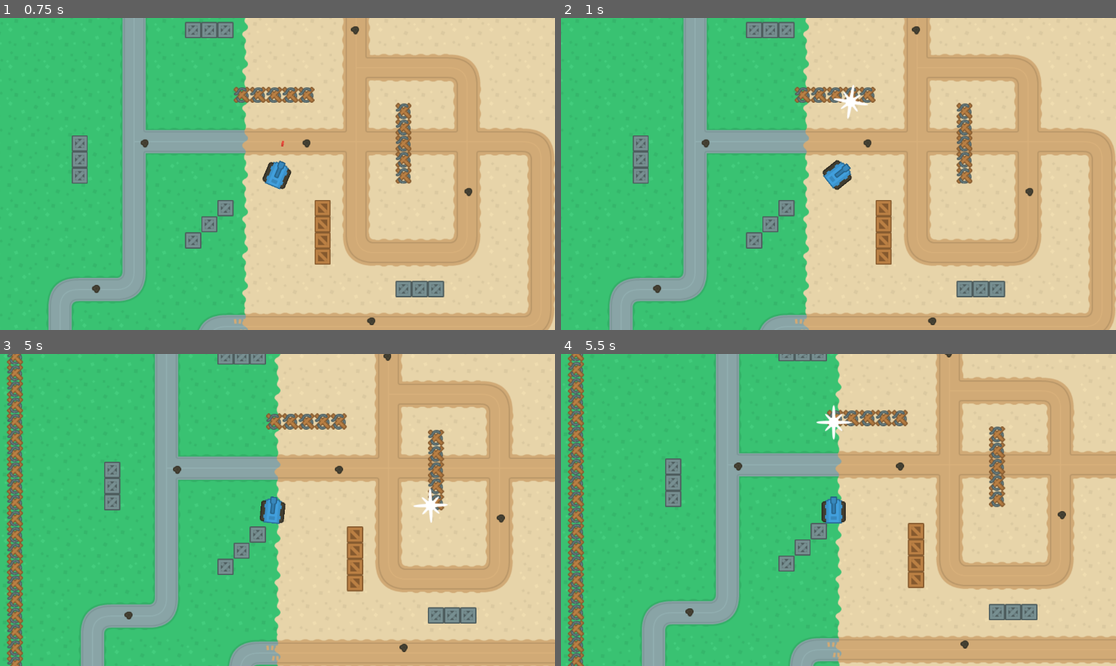
Above: before the commit, frames 1-4 (two rows, left to right).
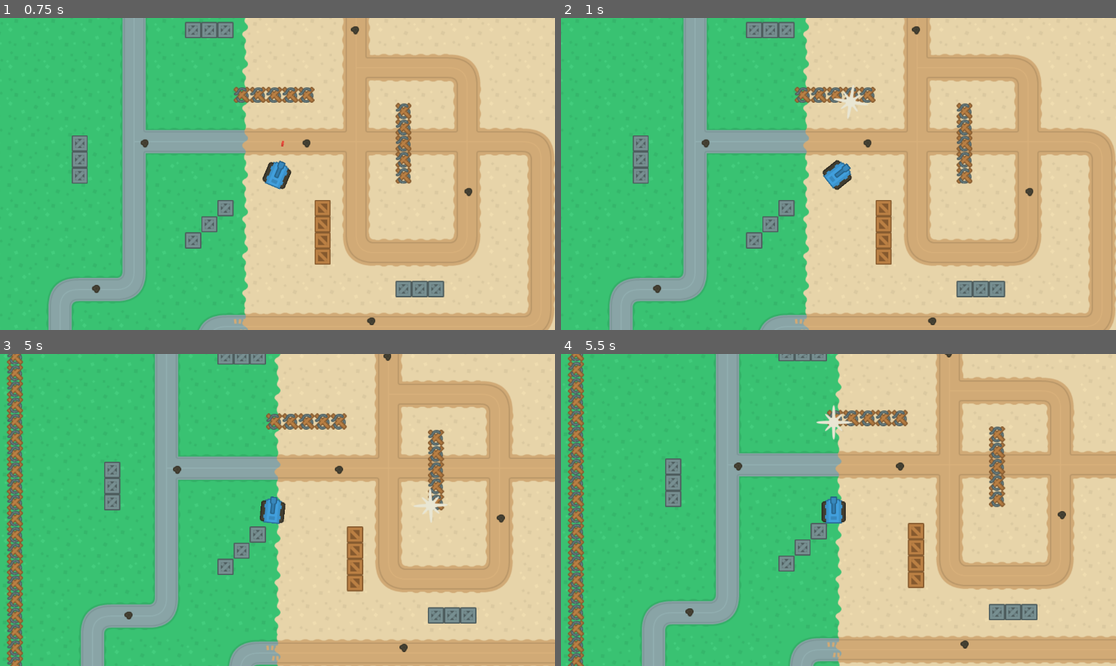
Above: after the commit, the same moments.

Repository: ki8yk8/game-dev-resolution
Game: Godot game, scene res://Scenes/game_play.tscn
The game is run twice, just before and just after one commit, with the same random seed, the same clock (stepped at 60 frames per second) and the same inputs.
Inputs:
- Up to frame 1 (0.75 s): tap Enter at 0.5 s; hold Right (right) from 0.53 s (still down); tap Space (shoot) at 0.6 s
- Up to frame 2 (1 s): keep holding Right (right)
- Up to frame 3 (5 s): release Right (right) at 1.28 s; hold S (down) 1.28-2.03 s; tap Alt at 1.35, 3.6 s; hold Right (right) 2.03-2.78 s; tap Shift at 2.1, 4.35 s; hold Up (up) 2.78-3.53 s; tap Space (shoot) at 2.85, 4.25 s; hold Left (left) from 3.53 s (still down)
- Up to frame 4 (5.5 s): release Left (left) at 5.03 s; hold S (down) from 5.03 s (still down); tap Space (shoot) at 5.1 s

Frame 1 is identical in both runs. In frame 2, 0.1% of the frame differs, in the area x 49-56%, y 21-33%; in frame 3, 0.2%, in the area x 74-81%, y 43-55%; in frame 4, 0.1%.

Commit message:
adds animation variant

Diff:
--- a/Scenes/bullet.tscn
+++ b/Scenes/bullet.tscn
@@ -7,6 +7,11 @@
 [ext_resource type="Texture2D" uid="uid://g2fib3igcvat" path="res://assets/PNGs/explosion3.png" id="5_qiu8q"]
 [ext_resource type="Texture2D" uid="uid://dr88lfcueo0op" path="res://assets/PNGs/explosion4.png" id="6_0kq1l"]
 [ext_resource type="Texture2D" uid="uid://dwm1mhvpwu8tb" path="res://assets/PNGs/explosion5.png" id="7_lv37c"]
+[ext_resource type="Texture2D" uid="uid://cpnre4rgctiw2" path="res://assets/PNGs/explosionSmoke1.png" id="8_1l14f"]
+[ext_resource type="Texture2D" uid="uid://d1h8mey6seupr" path="res://assets/PNGs/explosionSmoke2.png" id="9_tvxb2"]
+[ext_resource type="Texture2D" uid="uid://chvt21taw7dn6" path="res://assets/PNGs/explosionSmoke3.png" id="10_3pnf4"]
+[ext_resource type="Texture2D" uid="uid://bbg0q3yprjnel" path="res://assets/PNGs/explosionSmoke4.png" id="11_o7ppg"]
+[ext_resource type="Texture2D" uid="uid://bh4qnnyc15sau" path="res://assets/PNGs/explosionSmoke5.png" id="12_58ygq"]
 
 [sub_resource type="RectangleShape2D" id="RectangleShape2D_oduel"]
 size = Vector2(4, 10)
@@ -32,6 +37,26 @@
 "loop": false,
 "name": &"default",
 "speed": 10.0
+}, {
+"frames": [{
+"duration": 1.0,
+"texture": ExtResource("8_1l14f")
+}, {
+"duration": 1.0,
+"texture": ExtResource("9_tvxb2")
+}, {
+"duration": 1.0,
+"texture": ExtResource("10_3pnf4")
+}, {
+"duration": 1.0,
+"texture": ExtResource("11_o7ppg")
+}, {
+"duration": 1.0,
+"texture": ExtResource("12_58ygq")
+}],
+"loop": false,
+"name": &"variant",
+"speed": 10.0
 }]
 
 [node name="Bullet" type="Area2D" unique_id=175636962]
@@ -47,6 +72,7 @@
 
 [node name="AnimatedSprite2D" type="AnimatedSprite2D" parent="." unique_id=748176821]
 sprite_frames = SubResource("SpriteFrames_1l14f")
+animation = &"variant"
 frame = 4
 frame_progress = 1.0
 
--- a/Scripts/bullet.gd
+++ b/Scripts/bullet.gd
@@ -20,6 +20,11 @@
 	timer.stop()
 	queue_free()
 
+func get_random_animation() -> String:
+	if randf() > 0.5:
+		return "variant"
+	return "default"
+
 func _on_body_entered(body: Node2D) -> void:
 	if body.name == "Tank":
 		return
@@ -28,7 +33,7 @@
 	bullet_sprite.visible = false
 	velocity = Vector2.ZERO
 
-	animated_sprite.play("default")
+	animated_sprite.play(get_random_animation( ))
 
 func _on_animated_sprite_2d_animation_finished() -> void:
 	animated_sprite.visible = false
